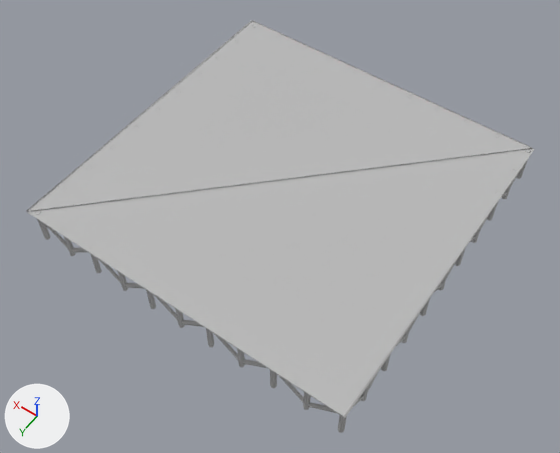
A saved change to the OBJ model Codigo_fuente/Models/Escenario/escenario.obj.
Rendered twice from a 50 mm lens placed at (-19.9, 31.4, 42.7), pointed at (-0.6, 4.4, 0.4). The lights are fixed; the arrows at lower left show +X, +Y and +Z. Where no turn or scale is listed for an object, it has been applied to the vertices.

Objects in the first picture: 'Ecenario_Concert_Stage001'.
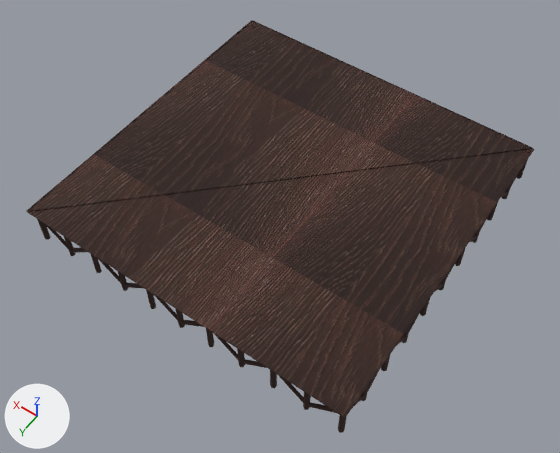
The newer file is also turned or shifted as a whole; pictures and numbers use the older file's frame.

What changed in the scene script:
```text
Add img_suelo_ecenario_jpg:
    img_suelo_ecenario_jpg = load_image('suelo_ecenario.jpg', '../../Textures/suelo_ecenario.jpg', 488, 397, 'sRGB')
Add mat_escenario_ecenario_concert_stage001_mso:
    mat_escenario_ecenario_concert_stage001_mso = principled_material('Escenario_Ecenario_Concert_Stage001_mso')
    mat_escenario_ecenario_concert_stage001_mso.texture = img_suelo_ecenario_jpg
    mat_escenario_ecenario_concert_stage001_mso.roughness = 0.9
Change me_ecenario_concert_stage001:
    where me_ecenario_concert_stage001.from_pydata(...)  # 1106 vertices, 1536 faces; spans x -12.4..12.4, y -9.7..14.9, z 0.5..3.3
    remove me_ecenario_concert_stage001.materials.append(mat_escenario_escenario_material_002)  # grey #bcbcbc
    add me_ecenario_concert_stage001.materials.append(mat_escenario_ecenario_concert_stage001_mso)  # picture img_suelo_ecenario_jpg
```

Boxes (x1, y1, x2, y2) around the edits, measured in the pictures (560 x 453 px):
'Ecenario_Concert_Stage001', recoloured (grey to brown)
    both: (26, 20, 535, 433)
